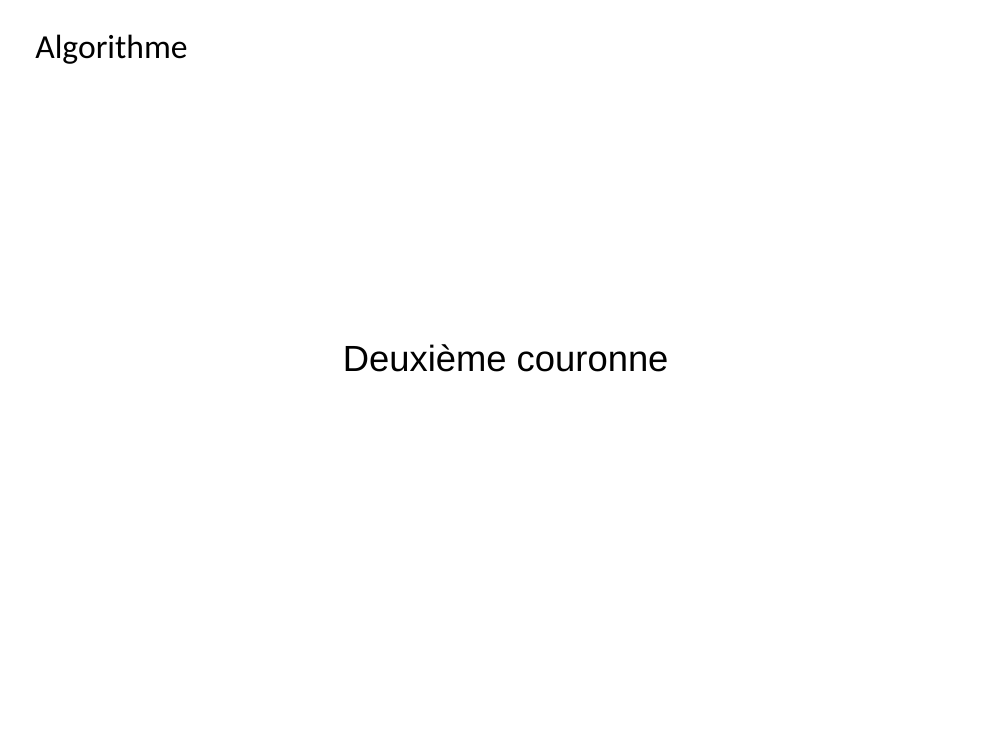
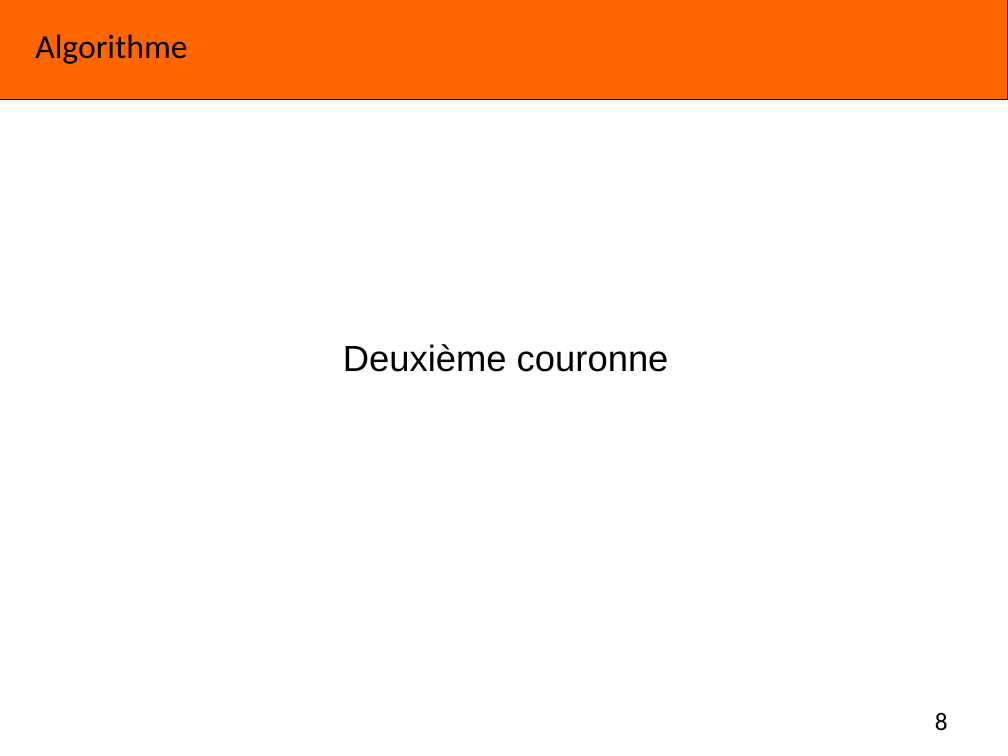
Before and after one commit to Miaxos/Polux, a slide deck: slide 8 of diapo_Presentation_poqb_soutenance_vendredi_15_janvier_2016.odp. Drawn at 1008x756 pixels with LibreOffice and Linux fonts; fonts in the diff are those of the drawing; background and template pictures are left out. Boxes give left, top, right and bottom in pixels: in the first picture for what was removed or moved away, otherwise in the second. Text is boxed around its words. In the diff, an @@ line names an element or a change of style, - is before the commit and + after.

```diff
--- a/diapo_Presentation_poqb_soutenance_vendredi_15_janvier_2016.odp
+++ b/diapo_Presentation_poqb_soutenance_vendredi_15_janvier_2016.odp
@@ rectangle added at [0, 0, 1008, 99], fill #FF6600, outline #000000 0 pt @@
@@ page number added at [935, 712, 948, 731], 18 pt, text #000000 @@
+8
```
Also in this commit, not shown: 10 other slides changed, 4 slides added, 1 slide removed.
